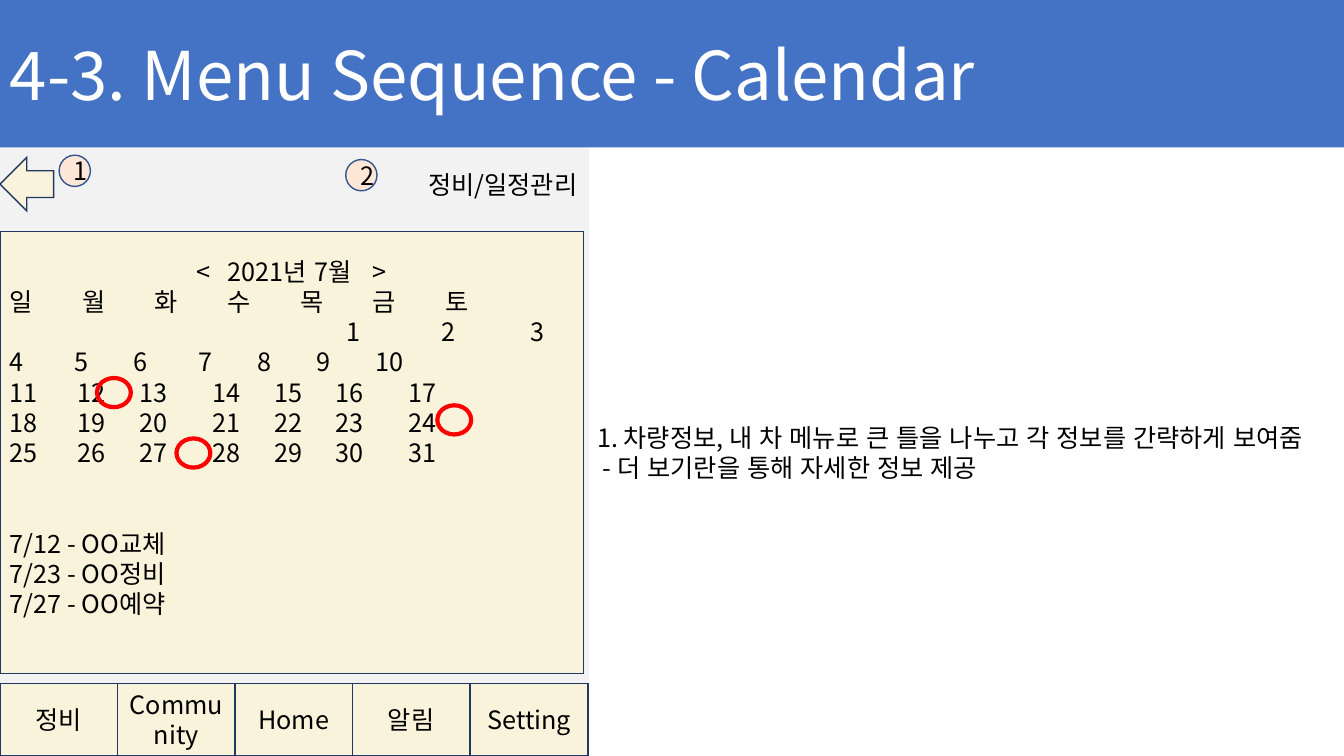
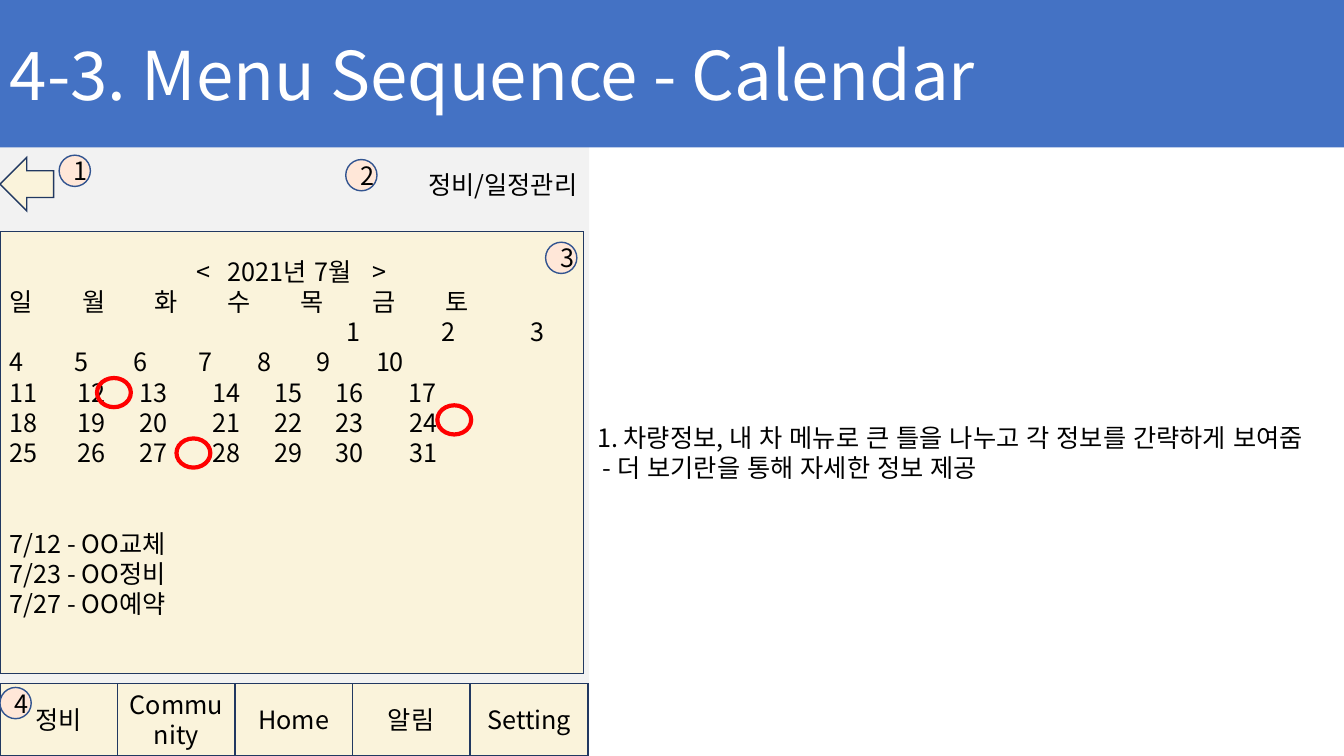
Before and after one commit to ChaeSung-Lee/DJ_InternShip, a slide deck: slide 48 of 2021_Summer/jp.hong/Project_BnC_jph.pptx. Drawn at 1344x756 pixels with LibreOffice and Linux fonts; fonts in the diff are those of the drawing. Boxes give left, top, right and bottom in pixels: in the first picture for what was removed or moved away, otherwise in the second. Text is boxed around its words. In the diff, an @@ line names an element or a change of style, - is before the commit and + after.

```diff
--- a/2021_Summer/jp.hong/Project_BnC_jph.pptx
+++ b/2021_Summer/jp.hong/Project_BnC_jph.pptx
@@ ellipse added at [545, 242, 577, 273], fill #FFE7D8, outline #325491 1 pt, 18 pt, text #000000 @@
+3
@@ ellipse added at [0, 688, 31, 719], fill #FFE7D8, outline #325491 1 pt, 18 pt, text #000000 @@
+4
```
Also in this commit, not shown: 9 other slides changed, 4 slides added.
